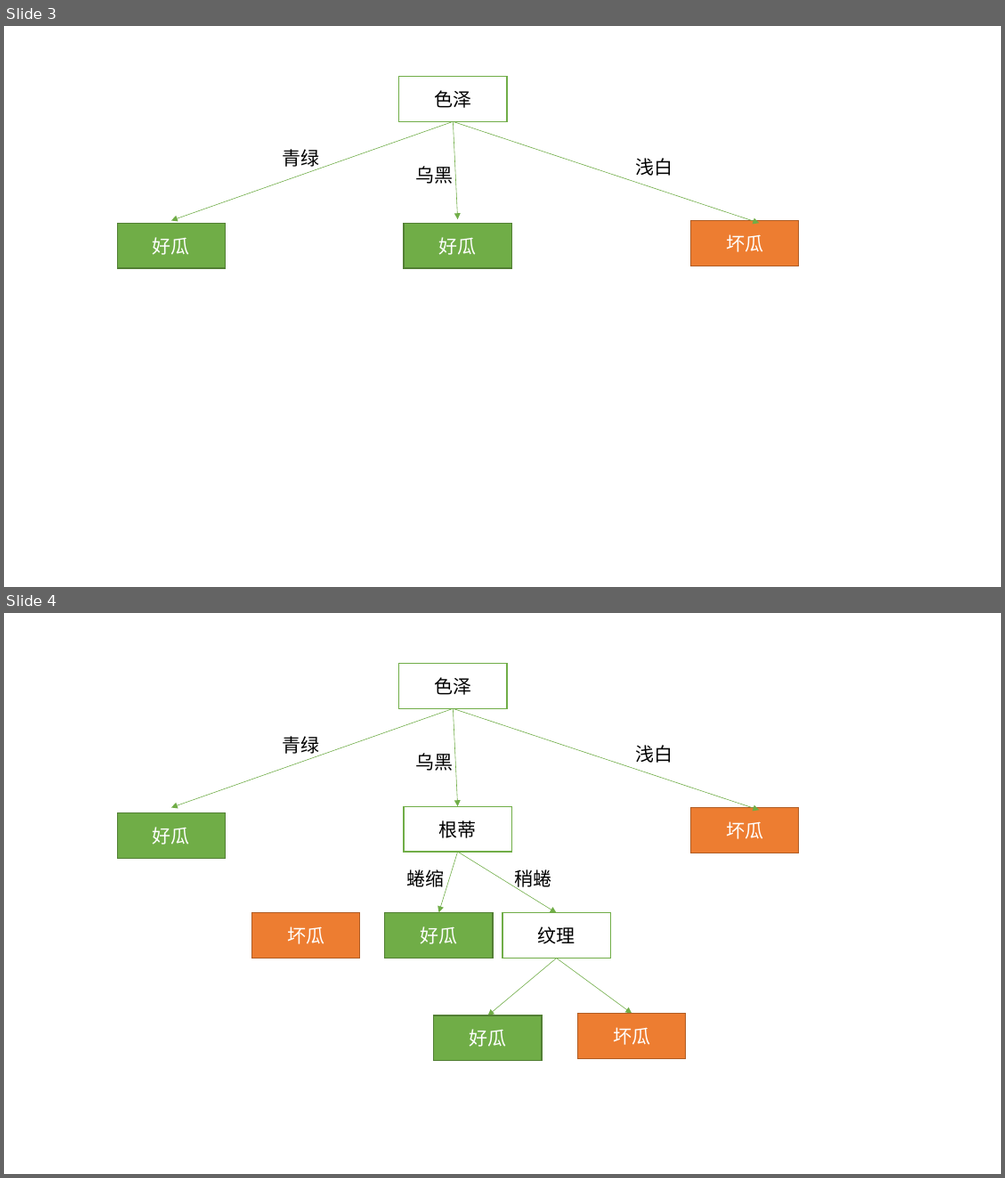
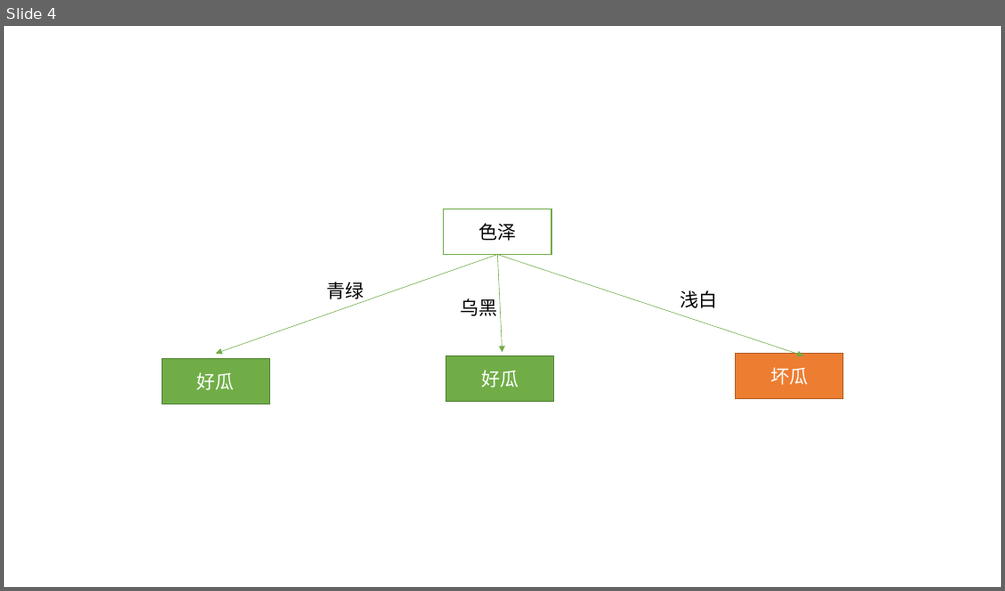
Before and after one commit to spiritTrance/dasanshang_homework, a slide deck: 机器学习/ch4/images/决策树.pptx. Shown one above the other, each under a label of ours: slides 3 and 4 before the commit, slide 4 after it. The pictures are 1005x1178 and 1005x591 pixels, drawn with LibreOffice and Linux fonts; fonts in the diff are those of the drawing. Boxes give left, top, right and bottom in pixels: in the first picture for what was removed or moved away, otherwise in the second. Text is boxed around its words. In the diff, an @@ line names an element or a change of style, - is before the commit and + after.

```diff
--- a/机器学习/ch4/images/决策树.pptx
+++ b/机器学习/ch4/images/决策树.pptx
@@ slide 4 removed at <box>4,613,1001,1174</box>, background #FFFFFF @@
@@ rectangle removed at <box>399,663,507,709</box> @@
-色泽
@@ arrow removed from (453, 709) to (171, 807) @@
@@ arrow removed from (453, 709) to (458, 807) @@
@@ arrow removed from (453, 709) to (760, 810) @@
@@ text removed at <box>282,736,319,756</box> @@
-青绿
@@ text removed at <box>635,745,672,763</box> @@
-浅白
@@ text removed at <box>415,753,453,771</box> @@
-乌黑
@@ rectangle removed at <box>118,812,226,859</box> @@
-好瓜
@@ rectangle removed at <box>404,807,512,852</box> @@
-根蒂
@@ rectangle removed at <box>690,807,798,853</box> @@
-坏瓜
@@ arrow removed from (458, 852) to (439, 912) @@
@@ arrow removed from (458, 852) to (557, 913) @@
@@ text removed at <box>406,869,444,887</box> @@
-蜷缩
@@ text removed at <box>514,869,551,890</box> @@
-稍蜷
@@ rectangle removed at <box>252,912,360,957</box> @@
-坏瓜
@@ rectangle removed at <box>385,912,493,957</box> @@
-好瓜
@@ rectangle removed at <box>502,913,610,958</box> @@
-纹理
@@ arrow removed from (557, 957) to (488, 1015) @@
@@ arrow removed from (557, 957) to (632, 1013) @@
@@ rectangle removed at <box>434,1015,542,1061</box> @@
-好瓜
@@ rectangle removed at <box>577,1013,685,1059</box> @@
-坏瓜
@@ what was slide 3 is now slide 4 @@
@@ slide 4 changed as well @@
@@ 3 texts, 3 arrows, 2 rectangles: place and size @@
-3 texts, 3 arrows, 2 rectangles at <box>171,76,798,266</box>
+3 texts, 3 arrows, 2 rectangles at <box>216,209,843,399</box>
@@ rectangle "好瓜": place and size @@
-rectangle "好瓜" at <box>118,223,226,268</box>
+rectangle "好瓜" at <box>162,359,269,404</box>
@@ rectangle "好瓜": place and size @@
-rectangle "好瓜" at <box>404,223,512,268</box>
+rectangle "好瓜" at <box>446,356,554,402</box>
```
Also in this commit, not shown: 2 other slides changed, 1 slide added, 31 other files.
